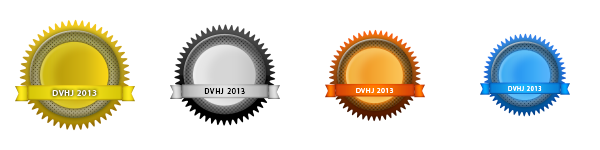
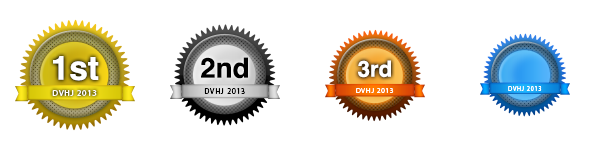
Comparing the layer stacks of the two 600x150 images. Changes:
added layer "3rd" above "2nd" over [358, 60, 391, 78]
added layer "2nd" above "1st" over [201, 57, 248, 79]
added layer "1st" above "Badge1" over [53, 56, 99, 81]
painted on "Main-BG" (1st of 4, in "Badge1") over [49, 52, 102, 85]
